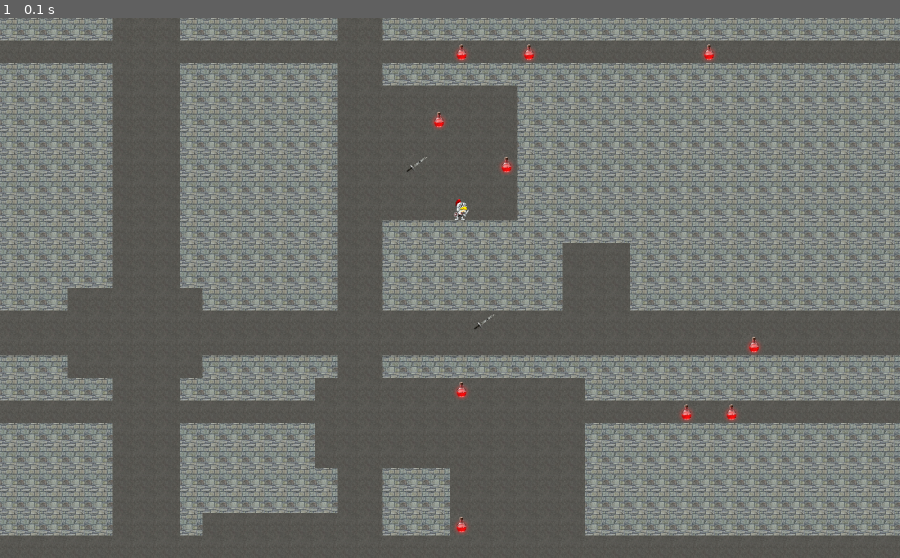
Above: before the commit, frame 1.
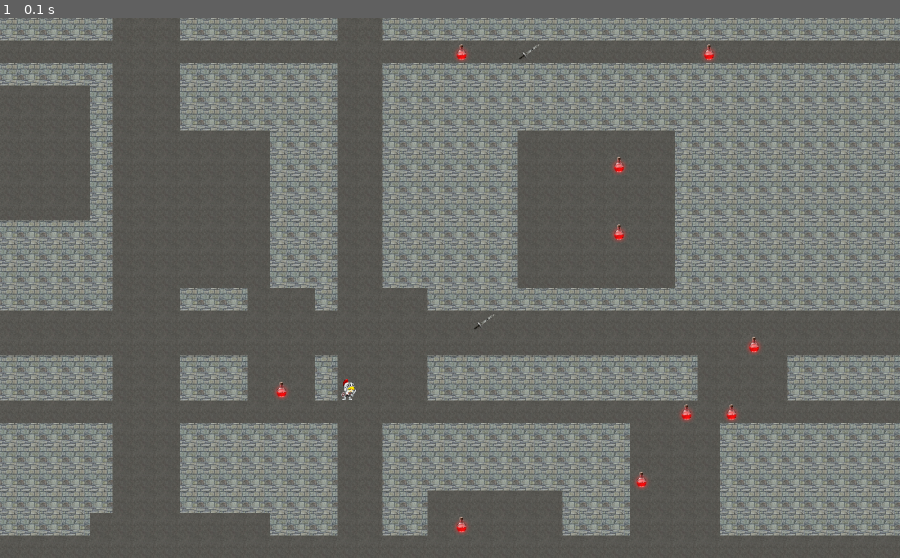
Above: after the commit, the same moment.

Repository: Ashatanka/ROGALIQUE
Game: pygame game, started from rogalique_pygame.py
Same seed, same stepped clock (60 frames per second), same inputs: the game is played once before the commit and once after it.
Inputs:
- Up to frame 1 (0.1 s): no input

The runs differ from the first frame. In frame 1, 21% of the frame differs, in the area x 0-88%, y 4-96%.

Commit message:
rooms not overlaybut can touch

Diff:
--- a/level.py
+++ b/level.py
@@ -16,6 +16,56 @@
         map_grid[x_empty][y_empty] = subj
     return map_grid
 
+def room_generate(map_grid):
+
+    def room_settings():
+        room_x = random.randint(1, map_width) # столбец
+        room_y = random.randint(1, map_height) # строка
+        room_width = random.randint(room_minsize, room_maxsize) #6
+        if ((map_width-room_x+1) < room_width):
+            room_width = map_width-room_x+1
+        room_height = random.randint(room_minsize, room_maxsize) #3
+        if ((map_height-room_y+1) < room_height):
+            room_height = map_height-room_y+1
+        return room_x, room_y, room_width, room_height
+
+    def place_room(map):
+        cash = [row[:] for row in map]
+        r_x, r_y, r_width, r_height = room_settings()
+        print("r_x, r_y, r_width, r_height = ", r_x, r_y, r_width, r_height)
+        for height in range(r_height):
+                for width in range(r_width):
+                    if map[r_y+height-1][r_x+width-1] == empty_symb:
+                        print("overlay!")
+                        map = [i[:] for i in cash]
+                        for ind_row, row in enumerate(map):
+                            print(''.join(row), ind_row)
+                        return place_room(map)
+                    else:
+                        map[r_y+height-1][r_x+width-1] = empty_symb
+        return map
+
+    return place_room(map_grid)
+    '''# place room on map
+    cash = map_grid
+    no_overlay = True
+    r_x, r_y, r_width, r_height = room_settings()
+    print("r_x, r_y, r_width, r_height = ", r_x, r_y, r_width, r_height)
+    for height in range(r_height):
+            for width in range(r_width):
+                if map_grid[r_y+height-1][r_x+width-1] == empty_symb:
+                    no_overlay = False
+                    print("overlay!")
+                    break
+                else:
+                    map_grid[r_y+height-1][r_x+width-1] = empty_symb
+            print(no_overlay, "ok!")
+    if no_overlay:
+        return map_grid
+    else:
+        map_grid = cash
+        return room_generate(map_grid)'''
+
 def generate_level():
     # Создание карты, заполненной стенами
     map_grid = [[wall_symb] * map_width for _ in range(map_height)]
@@ -25,19 +75,13 @@
     print("rooms_number = ", rooms_number)
 
     for room in range(1, rooms_number+1):
-        room_x = random.randint(1, map_width)
-        room_y = random.randint(1, map_height)
-        room_width = random.randint(room_minsize, room_maxsize)
-        if ((map_width-room_x) < room_width):
-            room_width = map_width-room_x
-        room_height = random.randint(room_minsize, room_maxsize)
-        if ((map_height-room_y) < room_height):
-            room_height = map_height-room_y
+        map_grid = room_generate(map_grid)
+        print('NEW ROOM')
+        for ind_row, row in enumerate(map_grid):
+            print(''.join(row), ind_row)
 
-        for height in range(room_height):
-            for width in range(room_width):
-                map_grid[room_y+height-1][room_x+width-1] = empty_symb
-
+    for row in map_grid:
+        print(''.join(row))
     # генерация линий
     # to do:
     # обеспечить доступность каждой комнаты
--- a/rogalique_pygame.py
+++ b/rogalique_pygame.py
@@ -17,6 +17,8 @@
             if event.type == pygame.QUIT:
                 pygame.quit()
                 sys.exit()
+            #elif event.type  == pygame.K_SPACE:
+            #    level = Level(generate_level(), screen)
         # background
         screen.fill('black')
         # draw a level
@@ -28,3 +30,13 @@
 # Вывод карты для проверки
 for row in map_grid:
     print(''.join(row))
+
+'''
+для каждой комнаты  есть  ли  строка, в которой все иксы?
+
+комнаты не пересек
+при генерации комнат хотя бы 1 символ уже пустота - перегенерация комнаты
+
+потом генерация  линий
+хотя бы 1 символ не пришлось заменять - 1 пересечение
+'''
